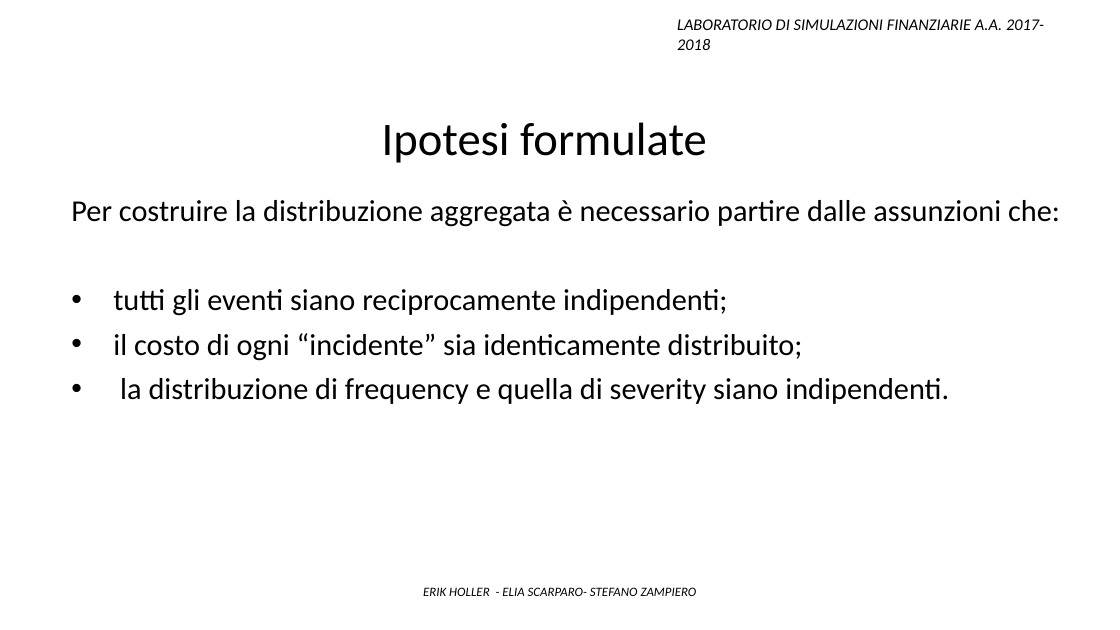
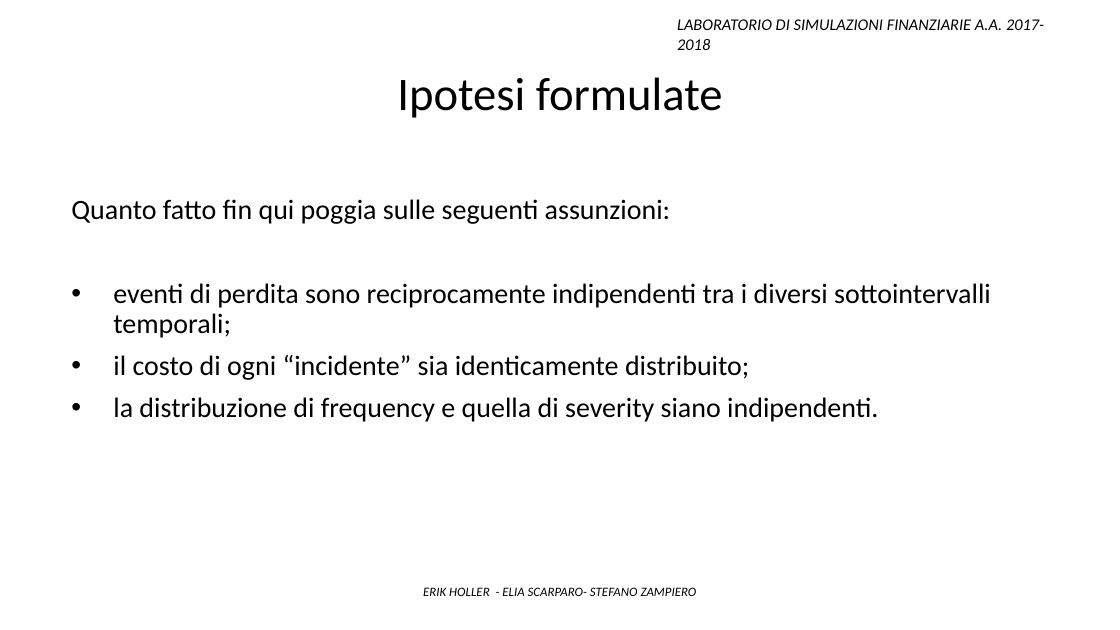
Before and after one commit to Stegirsanov/Laboratorio-di-simulazioni-finanziarie-project, a slide deck: slide 20 of Presentazione ppt/Presentazione_finale.pptx. Drawn at 1120x630 pixels with LibreOffice and Linux fonts; fonts in the diff are those of the drawing. Boxes give left, top, right and bottom in pixels: in the first picture for what was removed or moved away, otherwise in the second. Text is boxed around its words. In the diff, an @@ line names an element or a change of style, - is before the commit and + after.

```diff
--- a/Presentazione ppt/Presentazione_finale.pptx
+++ b/Presentazione ppt/Presentazione_finale.pptx
@@ text "Ipotesi formulate": place and size @@
-text "Ipotesi formulate" at bbox=[382, 122, 707, 163]
+text "Ipotesi formulate" at bbox=[397, 77, 723, 118]
@@ text at bbox=[71, 199, 991, 338]: text changed; size 26 to 24 pt @@
-Per costruire la distribuzione aggregata è necessario partire dalle assunzioni che:
-• tutti gli eventi siano reciprocamente indipendenti;
+Quanto fatto fin qui poggia sulle seguenti assunzioni:
+• eventi di perdita sono reciprocamente indipendenti tra i diversi sottointervalli temporali;
@@ text at bbox=[113, 355, 878, 422]: size 26 to 24 pt in "il costo di ogni “incidente” sia identicamente ...", "la distribuzione di frequency e quella di ..." @@
```
Also in this commit, not shown: 12 other slides changed, 3 slides added, 1 other file.
